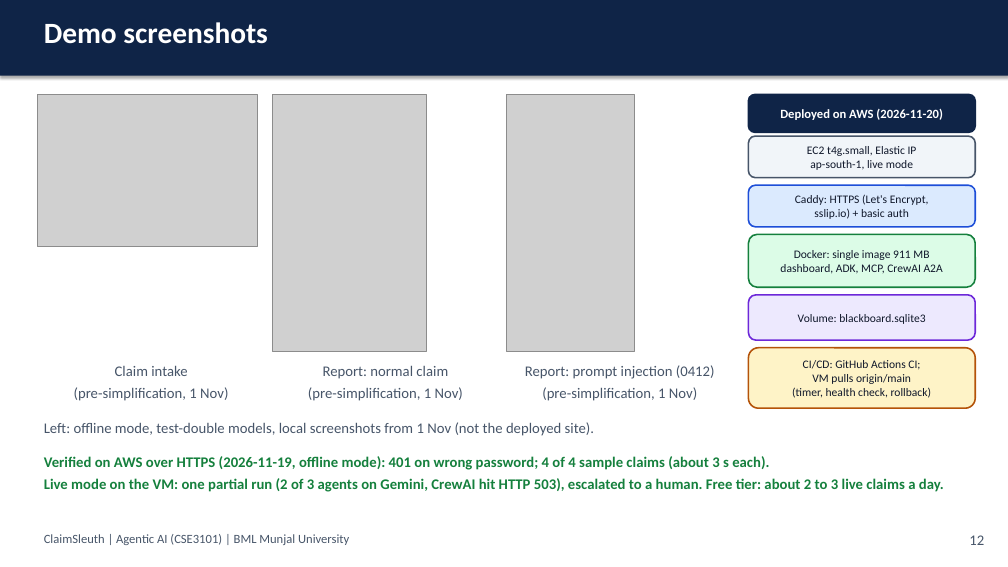
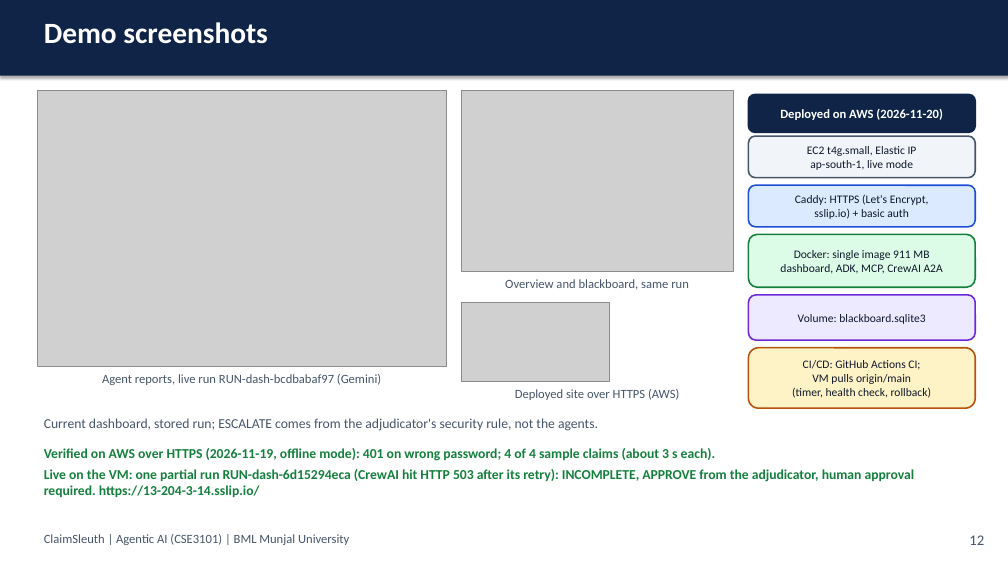
Before and after one commit to astitvasaxena/ClaimSleuth_simple, a slide deck: slide 13 of docs/submission/ClaimSleuth_Final_Presentation.pptx. Drawn at 1008x567 pixels with LibreOffice and Linux fonts; fonts in the diff are those of the drawing; grey boxes stand for pictures. Boxes give left, top, right and bottom in pixels: in the first picture for what was removed or moved away, otherwise in the second. Text is boxed around its words. In the diff, an @@ line names an element or a change of style, - is before the commit and + after.

```diff
--- a/docs/submission/ClaimSleuth_Final_Presentation.pptx
+++ b/docs/submission/ClaimSleuth_Final_Presentation.pptx
@@ picture: place and size @@
-picture at <box>38,95,257,247</box>
+picture at <box>38,91,446,367</box>
@@ picture removed at <box>272,95,426,352</box> @@
@@ picture added at <box>461,91,734,271</box> @@
@@ picture removed at <box>507,95,634,352</box> @@
@@ text added at <box>505,279,689,290</box>, 12 pt, text #475569 @@
+Overview and blackboard, same run
@@ picture added at <box>461,302,609,382</box> @@
@@ text at <box>102,374,381,385</box>: text changed; size 14 to 12 pt @@
-Claim intake
-(pre-simplification, 1 Nov)
+Agent reports, live run RUN-dash-bcdbabaf97 (Gemini)
@@ text removed at <box>308,365,463,401</box> @@
-Report: normal claim
-(pre-simplification, 1 Nov)
@@ text at <box>515,389,679,400</box>: text changed; size 14 to 12 pt @@
-Report: prompt injection (0412)
-(pre-simplification, 1 Nov)
+Deployed site over HTTPS (AWS)
@@ text at <box>44,418,598,431</box>: text changed; size 14 to 13 pt @@
-Left: offline mode, test-double models, local screenshots from 1 Nov (not the deployed site).
+Current dashboard, stored run; ESCALATE comes from the adjudicator's security rule, not the agents.
@@ text "Verified on AWS over HTTPS ...": place and size @@
-text "Verified on AWS over HTTPS ..." at <box>44,456,944,492</box>
+text "Verified on AWS over HTTPS ..." at <box>44,448,915,497</box>
@@ text at <box>44,448,715,461</box>: size 14 to 13 pt in "Verified on AWS over HTTPS (2026-11-19, offline ..." @@
@@ text at <box>44,469,915,497</box>: text changed; size 14 to 13 pt @@
-Live mode on the VM: one partial run (2 of 3 agents on Gemini, CrewAI hit HTTP 503), escalated to a human. Free tier: about 2 to 3 live claims a day.
+Live on the VM: one partial run RUN-dash-6d15294eca (CrewAI hit HTTP 503 after its retry): INCOMPLETE, APPROVE from the adjudicator, human approval required. https://13-204-3-14.sslip.io/
```
Also in this commit, not shown: 10 other slides changed, 11 other files.
